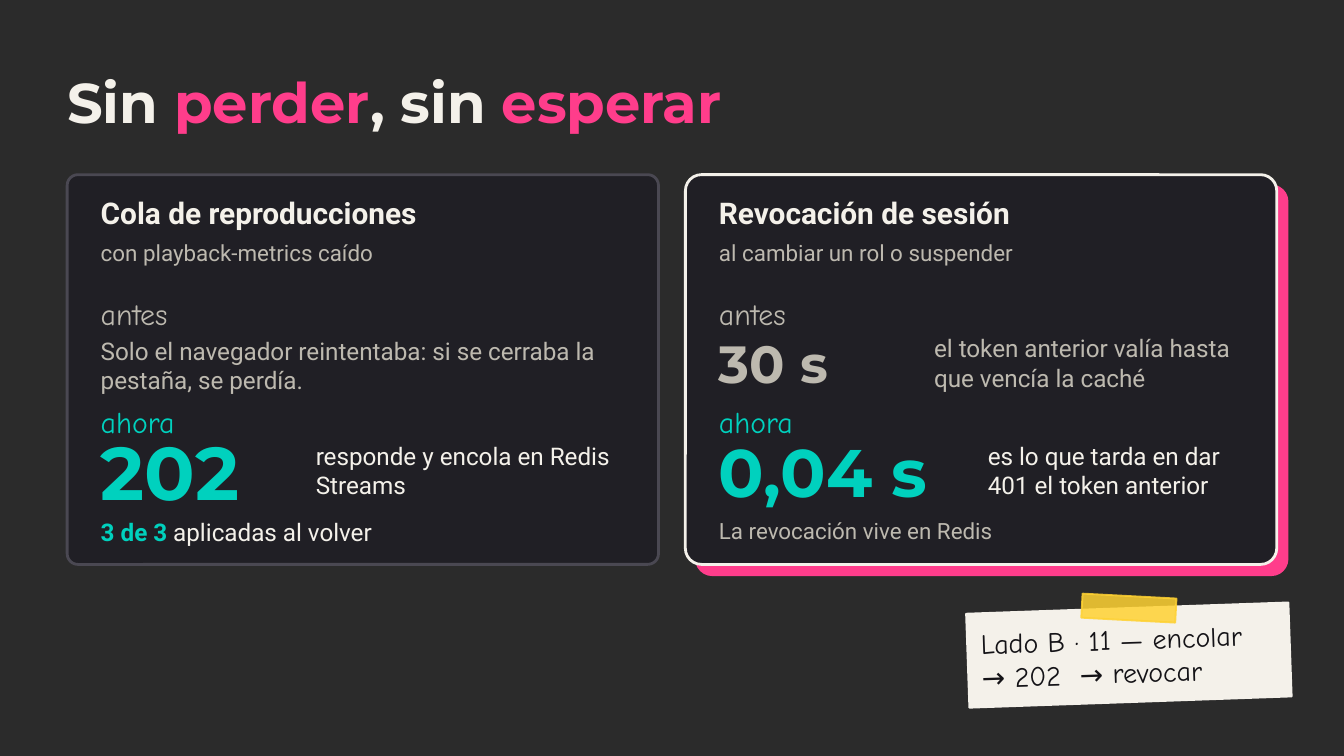
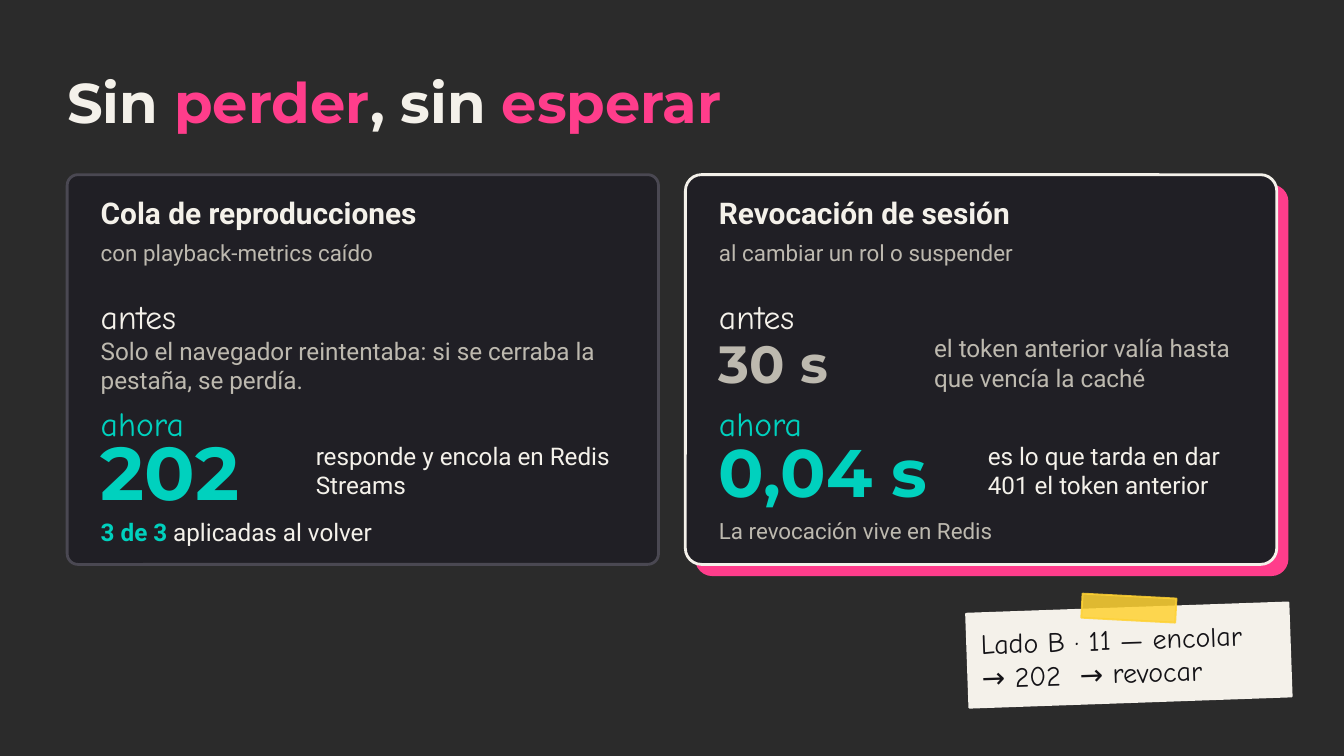
Before and after one commit to ChristianFRZ/FLDSMDFR, a slide deck: slide 11 of docs/presentacion/meloxo.pptx. Drawn at 1344x756 pixels with LibreOffice and Linux fonts; fonts in the diff are those of the drawing; background and template pictures are left out; a plain dark background stands for a picture behind light text. Boxes give left, top, right and bottom in pixels: in the first picture for what was removed or moved away, otherwise in the second. Text is boxed around its words. In the diff, an @@ line names an element or a change of style, - is before the commit and + after.

```diff
--- a/docs/presentacion/meloxo.pptx
+++ b/docs/presentacion/meloxo.pptx
@@ text "antes" at [101,307,176,330]: size 16 to 18 pt, text colour #BDB9AF to #F4F1EA @@
@@ text "antes" at [719,307,794,330]: size 16 to 18 pt, text colour #BDB9AF to #F4F1EA @@
@@ text "ahora" at [101,413,184,437]: size 16 to 18 pt @@
@@ text "ahora" at [719,413,802,437]: size 16 to 18 pt @@
```
Also in this commit, not shown: 6 other slides changed, 5 other files.
